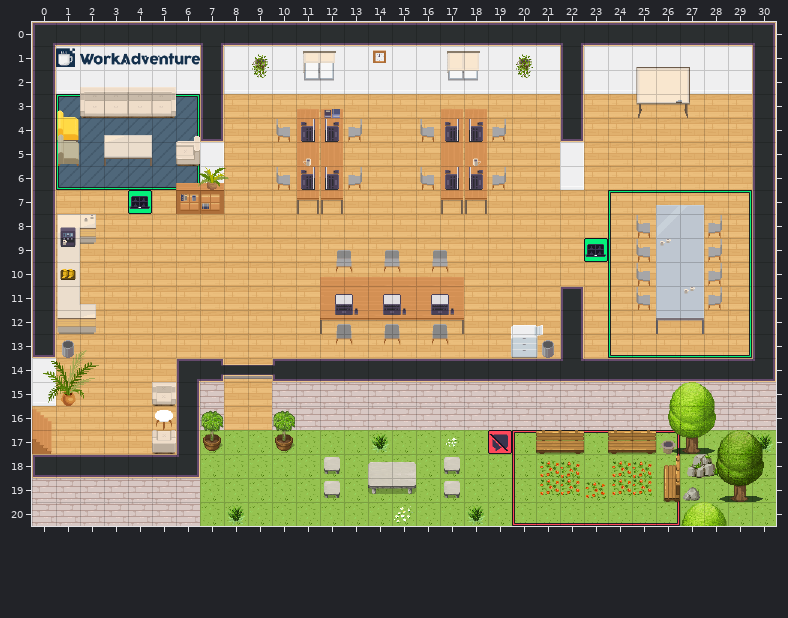
One commit to this Tiled map (JSON): map.tmj. Above is the file before it was changed.
Cells are 32x32 px. Shown: x 0..30, y 0..20.
The result:
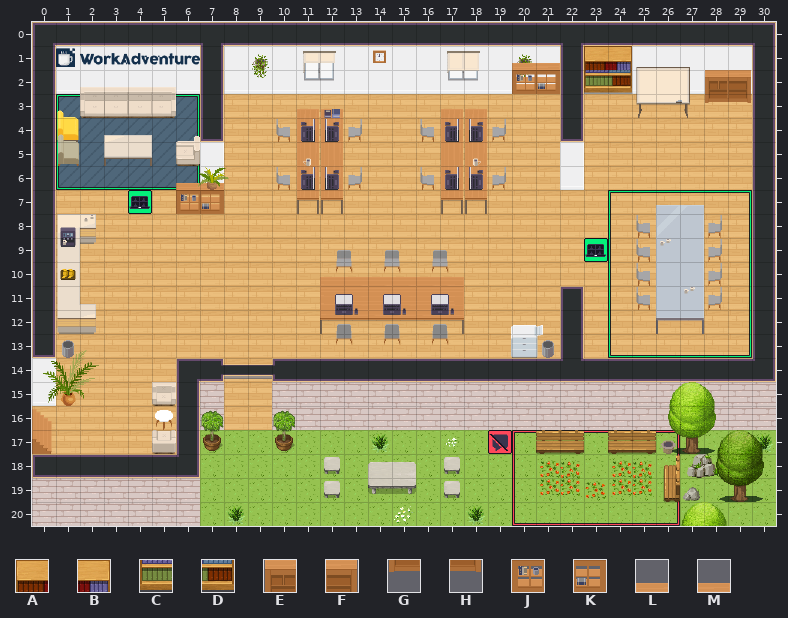
Key: from "Chunk 1": A 51, B 52, C 55, D 56, E 57, F 58, G 59, H 60, J 93, K 94, L 168, M 169.
_ is an empty cell.
Difference:
Changed rows in their new state; . is an unchanged cell.
Layer "furniture/furniture1":
first column x 20:
 1 LM.AB.....
 2 JK.CD...EF
 3 ........GH
Where, in picture pixels (left, top, right, bottom), the same in both pictures:
added: (512, 63, 560, 94)
added: (584, 46, 632, 94)
added: (705, 70, 751, 103)
